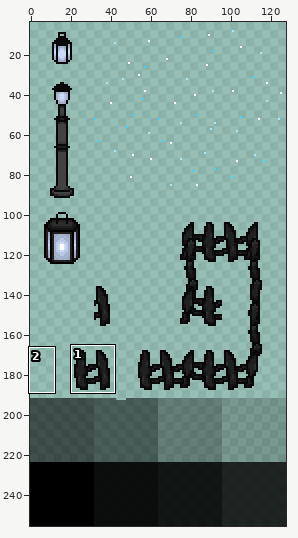
Pixel-art file -- assets/tiles/decorations.aseprite. Above: a wide view before the commit, with the close-up outlined.
Close-up. Earlier state:
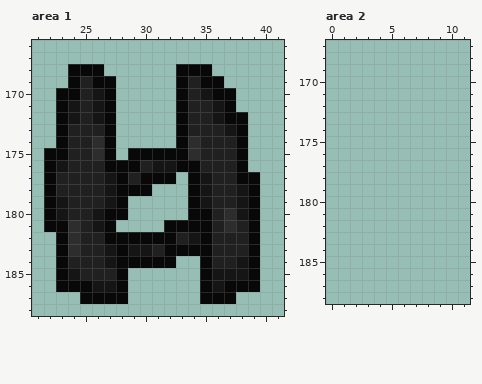
128x256 pixels, 1 frame. Colours within 5 levels of each other are drawn and written as one. Shown: area 1: x 21..41, y 166..188; area 2: x 0..11, y 167..188. The wide view leaves out empty margins. The commit also changed other parts of the picture, which this record leaves out.
The result:
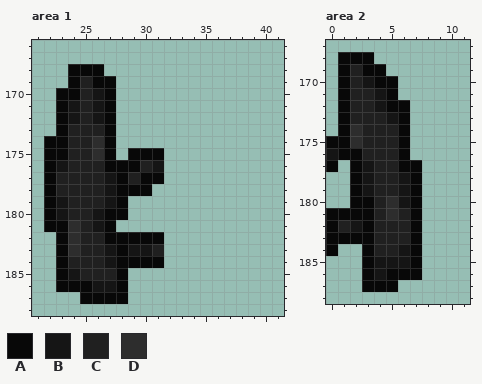
Palette (. is transparent): A #080808  B #151515  C #202020  D #2d2d2d
Changes in this commit:
--- area 1
@@ x 21..41 @@
 167 .....................
-168 ...AAA......AAA......
-169 ...ACAA.....ACAA.....
-170 ..AACBA.....ACBAA....
-171 ..ABCBA.....ACCBA....
-172 ..ABCBA.....ACCBAA...
-173 ..ACCCA.....ACCCBA...
-174 ..ACCDA.....ADCCCA...
-175 .AACCDA.AAAAADCCCA...
-176 .ABCCCAAACBBAACCCA...
-177 .ACCCCBACAAA.ABCCAA..
-178 .ACCCCBAAA...ABCCBA..
-179 .ABCCCBA.....ABCCBA..
-180 .ABCCBAA.....AACDBA..
-181 .AADCBA....AAAACDCA..
-182 ..ADCCAAAAAACBACCCA..
-183 ..ADCCBABBCAAAACCCA..
-184 ..ACCCBAAAAA..ACCBA..
-185 ..ABCCCA......ABBBA..
-186 ..AAABBA......ABAAA..
-187 ....AAAA......AAA....
+168 ...AAA...............
+169 ...ACAA..............
+170 ..AACBA..............
+171 ..ABCBA..............
+172 ..ABCBA..............
+173 ..ACCCA..............
+174 .AACCDA..............
+175 .AACCDA.AAA..........
+176 .ABCCCAAACB..........
+177 .ACCCCBACAA..........
+178 .ACCCCBAAA...........
+179 .ABCCCBA.............
+180 .ABCCBAA.............
+181 .AADCBA..............
+182 ..ADCCAAAAA..........
+183 ..ADCCBABBC..........
+184 ..ACCCBAAAA..........
+185 ..ABCCCA.............
+186 ..AAABBA.............
+187 ....AAAA.............
 188 .....................
--- area 2
@@ x 0..11 @@
 167 ............
-168 ............
-169 ............
-170 ............
-171 ............
-172 ............
-173 ............
-174 ............
-175 ............
-176 ............
-177 ............
-178 ............
-179 ............
-180 ............
-181 ............
-182 ............
-183 ............
-184 ............
-185 ............
-186 ............
-187 ............
+168 .AAA........
+169 .ACAA.......
+170 .ACBAA......
+171 .ACCBA......
+172 .ACCBAA.....
+173 .ACCCBA.....
+174 .ADCCCA.....
+175 AADCCCA.....
+176 BAACCCA.....
+177 A.ABCCAA....
+178 ..ABCCBA....
+179 ..ABCCBA....
+180 ..AACDBA....
+181 AAAACDCA....
+182 ACBACCCA....
+183 AAAACCCA....
+184 A..ACCBA....
+185 ...ABBBA....
+186 ...ABAAA....
+187 ...AAA......
 188 ............
Changed places in both close-ups, as pixel boxes (x1, y1, x2, y2):
erased: (164, 64, 260, 304)
added: (44, 136, 56, 148)
added: (326, 52, 422, 292)
